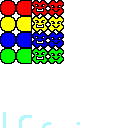
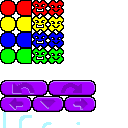
Revision of a layered 128x128 image; what changed, layer by layer:
painted on "Background" over 0, 80, 96, 112
